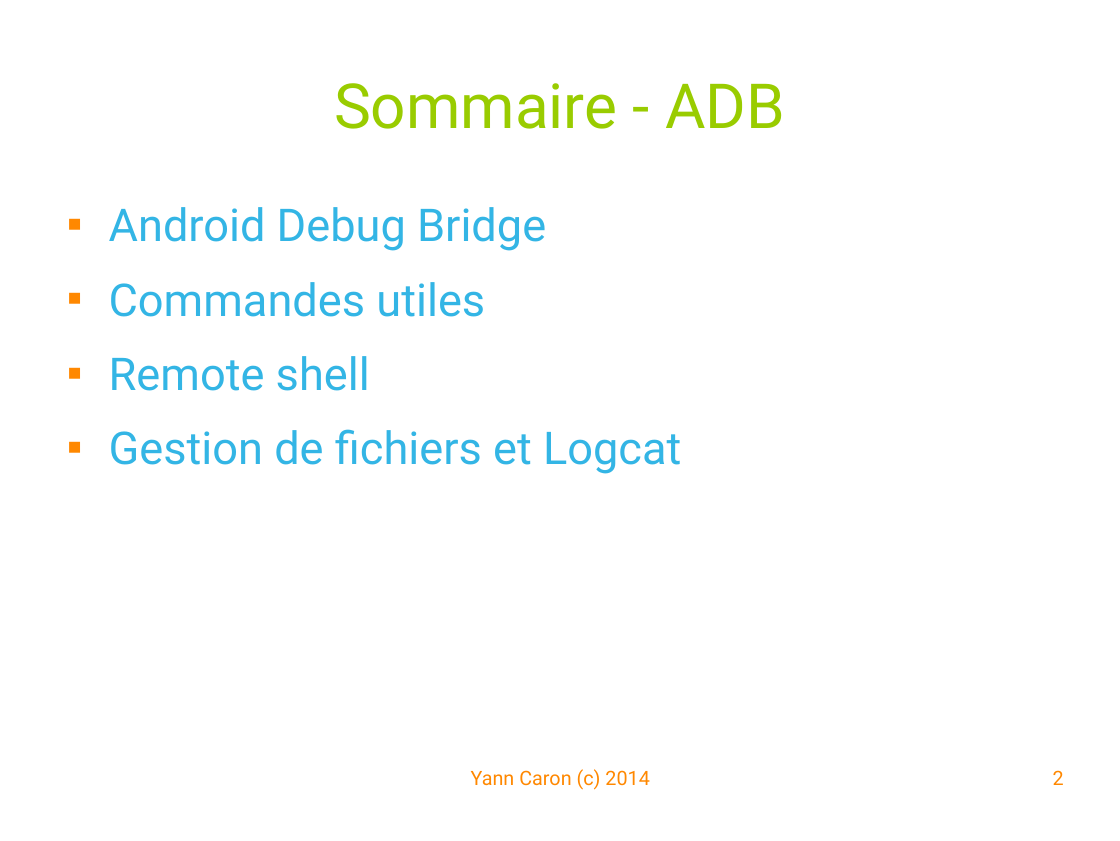
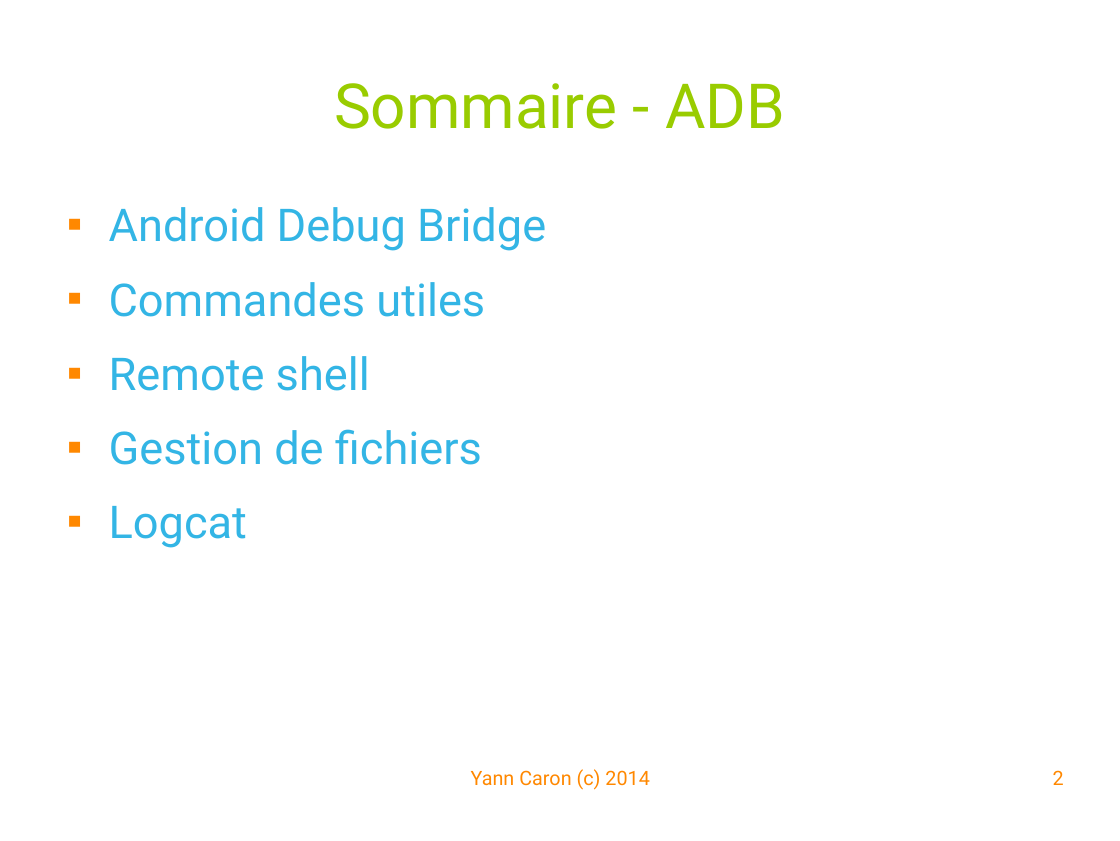
Before and after one commit to YannCaron/Android-ENSG, a slide deck: slide 2 of 07 - Techniques avancées - ADB.odp. Drawn at 1120x841 pixels with LibreOffice and Linux fonts; fonts in the diff are those of the drawing; background and template pictures are left out. Boxes give left, top, right and bottom in pixels: in the first picture for what was removed or moved away, otherwise in the second. Text is boxed around its words. In the diff, an @@ line names an element or a change of style, - is before the commit and + after.

```diff
--- a/07 - Techniques avancées - ADB.odp
+++ b/07 - Techniques avancées - ADB.odp
@@ text at (109, 429, 482, 548): text changed @@
-■ Gestion de fichiers et Logcat
+■ Gestion de fichiers
+■ Logcat
```
Also in this commit, not shown: 6 other slides changed, 1 slide added.
